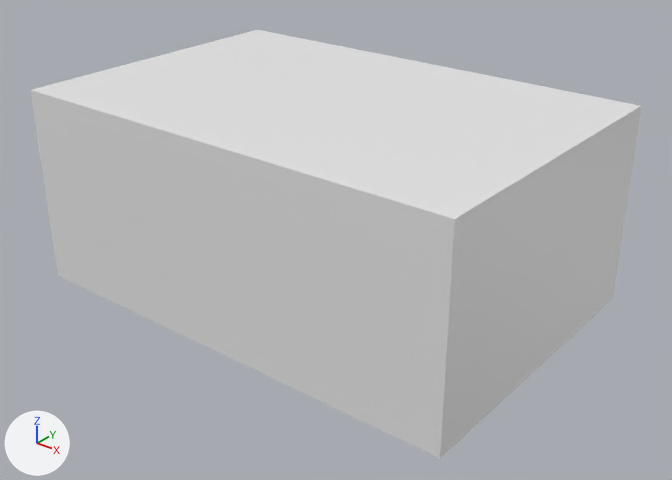
Two versions of the glTF model Model3d/glb/C04-01220A.glb, one commit apart.
The view is the same before and after, from a 50 mm lens placed at (0.00727, -0.00467, 0.00436), pointed at (0.00244, 0.00138, 0.00061). Lighting does not change. The marker at lower left points along +X, +Y and +Z. The first picture is the older version. Where no turn or scale is listed for an object, it has been applied to the vertices. Vertices at exactly the same position are counted once.

In view in the first picture: 'OpenSCAD Model'.
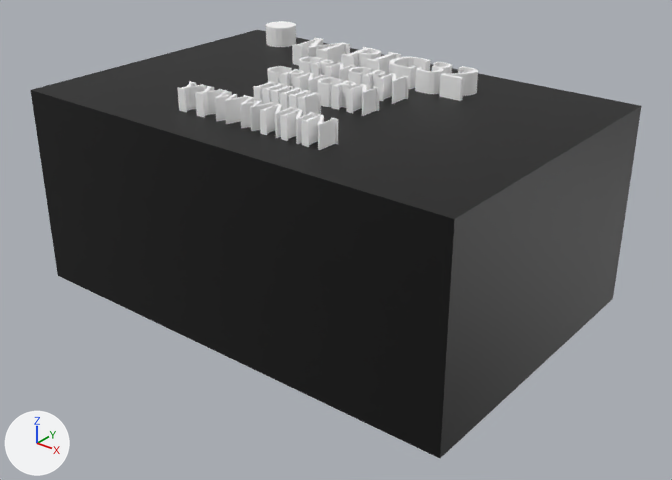
The change, as JSON lines over the scene's bpy script:
```json
{"op": "add", "block": "mat_color_1", "code": ["mat_color_1 = principled_material('Color 1')", "mat_color_1.base_color = (0.0, 0.0, 0.0)  # black #000000"]}
{"op": "add", "block": "mat_color_2", "code": ["mat_color_2 = principled_material('Color 2')", "mat_color_2.base_color = (1.0, 1.0, 1.0)  # white #ffffff"]}
{"block": "me_openscad_model", "where": "# used by ob_openscad_model"}
{"op": "remove", "block": "me_openscad_model", "code": "me_openscad_model.from_pydata(...)  # 8 vertices, 12 faces; spans x 0.0..0.0045, y 0.0..0.003, z 0.0..0.0019"}
{"op": "add", "block": "me_openscad_model", "code": "me_openscad_model.from_pydata(...)  # 1505 vertices, 3006 faces; spans x 0.0..0.0045, y 0.0..0.003, z 0.0..0.0021"}
{"block": "me_openscad_model", "change": "me_openscad_model part 1: 1497 vertices added at x 0.00048..0.00321, y 0.00042..0.00285, z 0.0019..0.0021"}
{"block": "me_openscad_model", "change": "me_openscad_model part 2: 10 faces spanning x 0.0..0.0045, y 0.0..0.003, z 0.0..0.0019 switch from no material to mat_color_1 (black #000000)"}
{"op": "add", "block": "me_openscad_model", "code": "me_openscad_model.materials.append(mat_color_2)  # white #ffffff"}
```

Location of each change, [x1, y1, x2, y2] in pixels of the pictures (672 x 480 px):
```json
{"object": "OpenSCAD Model", "change": "reshaped", "before": [31, 30, 641, 458], "after": [31, 21, 641, 458]}
{"part": 1, "of": "me_openscad_model", "change": "added", "after": [32, 21, 640, 219]}
{"part": 2, "of": "me_openscad_model", "change": "recoloured", "before": [31, 90, 641, 458], "after": [31, 90, 641, 458], "on screen": "white to black"}
```
